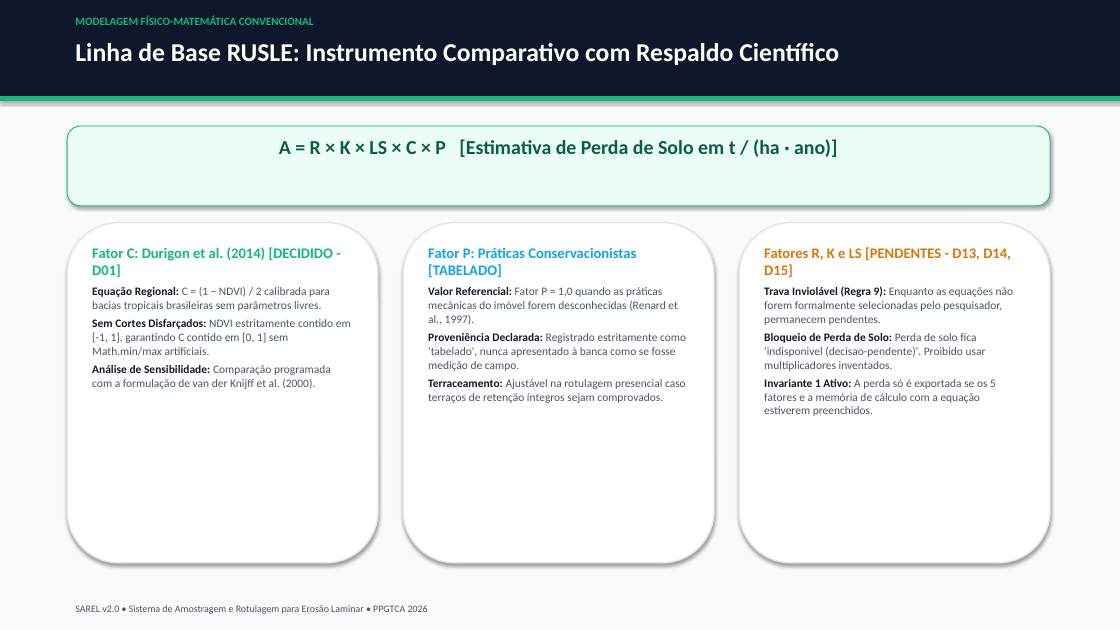
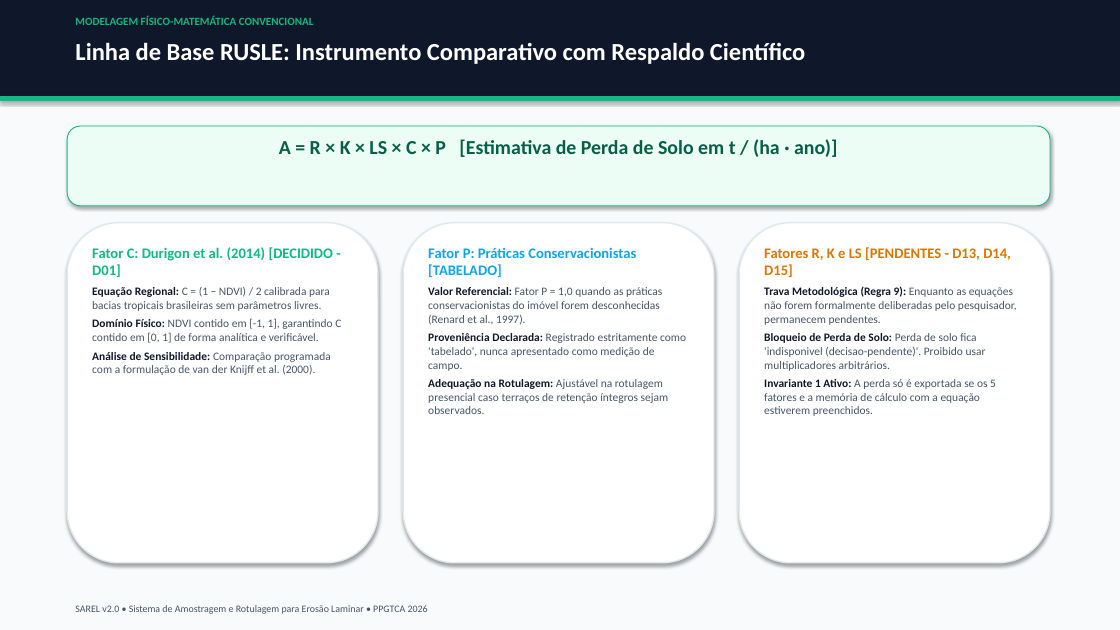
Before and after one commit to RedZardoz/localizador-erosao-v02, a slide deck: slide 8 of Apresentacao_SAREL_PPGTCA_2026.pptx. Drawn at 1120x630 pixels with LibreOffice and Linux fonts; fonts in the diff are those of the drawing. Boxes give left, top, right and bottom in pixels: in the first picture for what was removed or moved away, otherwise in the second. Text is boxed around its words. In the diff, an @@ line names an element or a change of style, - is before the commit and + after.

```diff
--- a/Apresentacao_SAREL_PPGTCA_2026.pptx
+++ b/Apresentacao_SAREL_PPGTCA_2026.pptx
@@ text "Linha de Base RUSLE: Instrumento ..." at (75,42,805,64): size 22 to 21 pt @@
@@ text at (428,287,686,414): text changed @@
-Valor Referencial: Fator P = 1,0 quando as práticas mecânicas do imóvel forem desconhecidas (Renard et al., 1997).
-Proveniência Declarada: Registrado estritamente como 'tabelado', nunca apresentado à banca como se fosse medição de campo.
-Terraceamento: Ajustável na rotulagem presencial caso terraços de retenção íntegros sejam comprovados.
+Valor Referencial: Fator P = 1,0 quando as práticas conservacionistas do imóvel forem desconhecidas (Renard et al., 1997).
+Proveniência Declarada: Registrado estritamente como 'tabelado', nunca apresentado como medição de campo.
+Adequação na Rotulagem: Ajustável na rotulagem presencial caso terraços de retenção íntegros sejam observados.
@@ text at (764,286,1017,371): text changed @@
-Trava Inviolável (Regra 9): Enquanto as equações não forem formalmente selecionadas pelo pesquisador, permanecem pendentes.
-Bloqueio de Perda de Solo: Perda de solo fica 'indisponivel (decisao-pendente)'. Proibido usar multiplicadores inventados.
+Trava Metodológica (Regra 9): Enquanto as equações não forem formalmente deliberadas pelo pesquisador, permanecem pendentes.
+Bloqueio de Perda de Solo: Perda de solo fica 'indisponivel (decisao-pendente)'. Proibido usar multiplicadores arbitrários.
@@ text at (92,318,341,343): text changed @@
-Sem Cortes Disfarçados: NDVI estritamente contido em [-1, 1], garantindo C contido em [0, 1] sem Math.min/max artificiais.
+Domínio Físico: NDVI contido em [-1, 1], garantindo C contido em [0, 1] de forma analítica e verificável.
```
Also in this commit, not shown: 11 other slides changed, 2 slides added, 1 slide removed, 3 other files.
